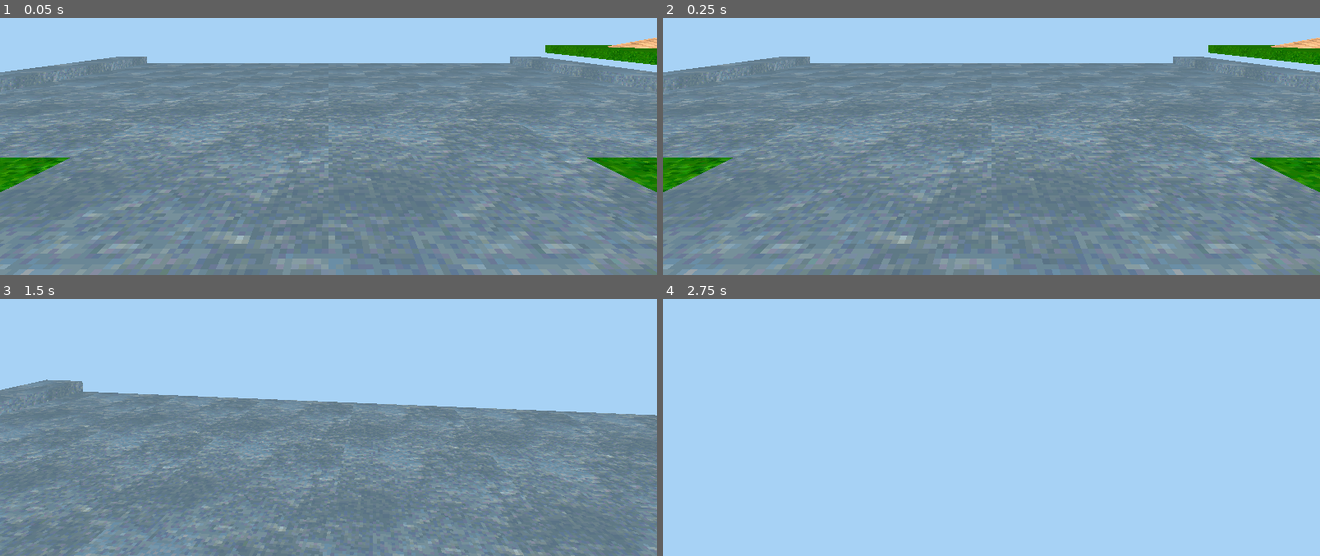
Above: before the commit, frames 1-4 (two rows, left to right).
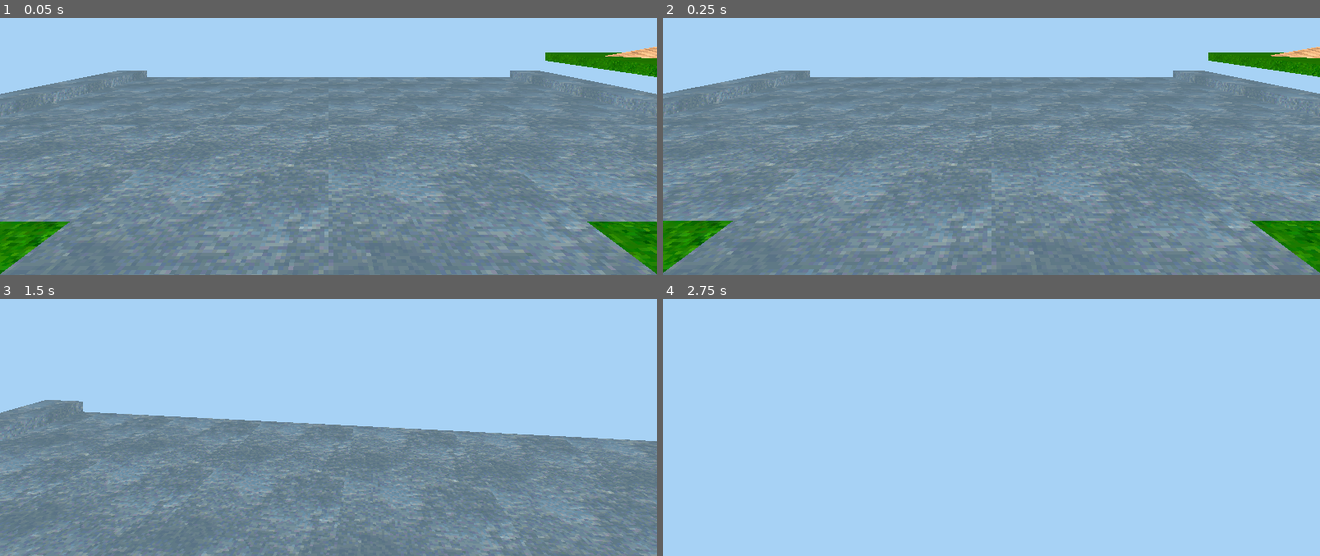
Above: after the commit, the same moments.

Repository: Cassumbra/gamesworld
Game: Godot game, scene res://3D Hub/3D Hub.tscn
The game is run twice, just before and just after one commit, with the same random seed, the same clock (stepped at 60 frames per second) and the same inputs. This scene is started directly instead of the project's main scene.
Inputs (mouse positions are in pixels of both pictures, inside the frame that each line leads up to):
- Up to frame 1 (0.05 s): no input
- Up to frame 2 (0.25 s): no input
- Up to frame 3 (1.5 s): tap Enter at 0.5 s; move the mouse to (361, 306) at 0.52 s; hold C (primary) 0.53-1.28 s; hold W (up) from 0.53 s (still down); tap Space (jump) at 0.77 s; move the mouse to (295, 311) at 1.27 s; tap X (secondary) at 1.35 s
- Up to frame 4 (2.75 s): keep holding W (up); tap Space (jump) at 1.52 s; move the mouse to (1004, 301) at 2.02 s; hold C (primary) from 2.03 s (still down)

The runs differ from the first frame. In frame 1, 24% of the frame differs, in the area x 0-100%, y 7-100%; in frame 2, 24%; in frame 3, 19%; in frame 4, nothing differs.

Commit message:
Smaller!!!
Make the player smaller and put their head at head height
Also make the raycasts shorter

Diff:
--- a/3D/player/unified_player.gd
+++ b/3D/player/unified_player.gd
@@ -20,9 +20,10 @@
 
 func _ready() -> void:
 	Input.set_mouse_mode(Input.MOUSE_MODE_CAPTURED)
+	head.position.y = (body_shape.get_shape().height / 2.0) * 0.75
 	# TODO: make this into some sort of function that we call in _ready() as well as whenever we crouch/uncrouch
 	head_check.position.y = body_shape.get_shape().height / 2.0
-	body_check.position.y = -body_shape.get_shape().height / 4.0
+	#body_check.position.y = -body_shape.get_shape().height / 4.0
 	foot_check.position.y = -body_shape.get_shape().height / 2.0
 
 
@@ -57,9 +58,9 @@
 		velocity.x = move_toward(velocity.x, 0, SPEED)
 		velocity.z = move_toward(velocity.z, 0, SPEED)
 
-	head_check.target_position = base_direction
-	body_check.target_position = base_direction
-	foot_check.target_position = base_direction
+	head_check.target_position = base_direction * (body_shape.get_shape().radius + 0.25)
+	body_check.target_position = base_direction * (body_shape.get_shape().radius + 0.25)
+	foot_check.target_position = base_direction * (body_shape.get_shape().radius + 0.25)
 
 	#if (!head_check.is_colliding() and !body_check.is_colliding()
 	#and foot_check.is_colliding() and foot_check.get_collision_normal().y == 0.0):
--- a/3D/player/unified_player.tscn
+++ b/3D/player/unified_player.tscn
@@ -7,6 +7,8 @@
 [ext_resource type="AudioStream" uid="uid://c3hx8y1fjoqv7" path="res://Sound/step_high.wav" id="5_rja86"]
 
 [sub_resource type="CylinderShape3D" id="CylinderShape3D_s8mi1"]
+height = 1.7
+radius = 0.45
 
 [node name="UnifiedPlayer" type="CharacterBody3D"]
 script = ExtResource("1_7fqxr")
